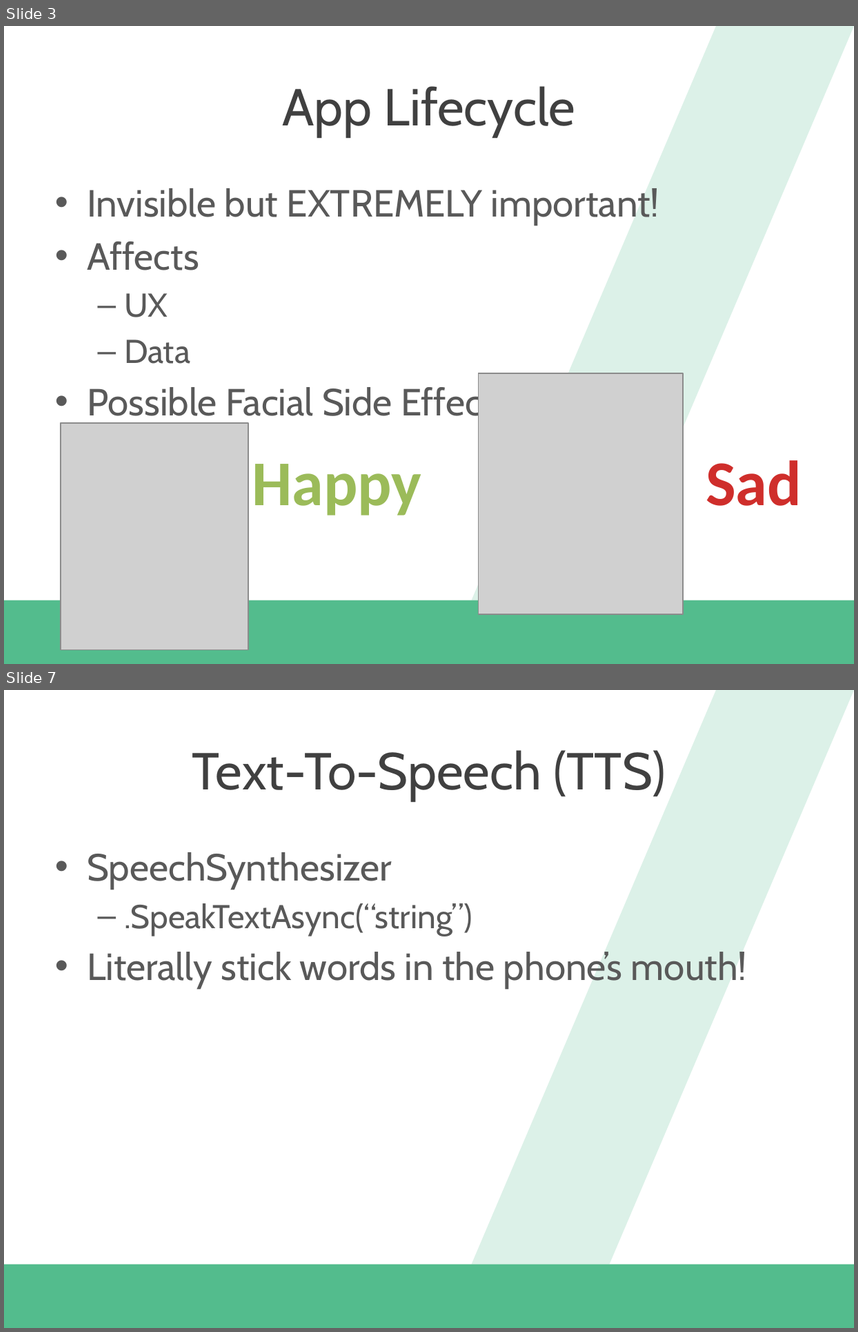
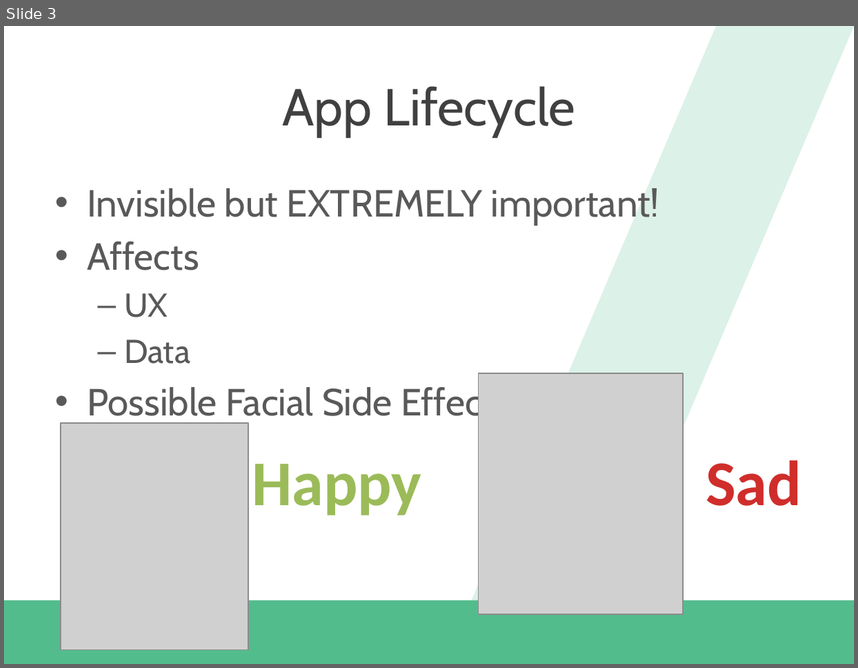
Before and after one commit to dannydwarren/CrawlWalkTalk, a slide deck: App And Page Lifecycle/Creating Great Windows Universal User Experiences.pptx. Shown one above the other, each under a label of ours: slides 3 and 7 before the commit, slide 3 after it; the slides between them are not shown. The pictures are 858x1332 and 858x668 pixels, drawn with LibreOffice and Linux fonts; fonts in the diff are those of the drawing; grey boxes stand for pictures; background and template pictures are left out. Boxes give left, top, right and bottom in pixels: in the first picture for what was removed or moved away, otherwise in the second. Text is boxed around its words. In the diff, an @@ line names an element or a change of style, - is before the commit and + after.

```diff
--- a/App And Page Lifecycle/Creating Great Windows Universal User Experiences.pptx
+++ b/App And Page Lifecycle/Creating Great Windows Universal User Experiences.pptx
@@ slide 7 removed at (4,690,854,1328), background #FFFFFF; not listed: 2 template elements that a slide beside it also shows @@
@@ title removed at (192,750,666,800) @@
-Text-To-Speech (TTS)
@@ text removed at (87,852,747,988) @@
-• SpeechSynthesizer
-  – .SpeakTextAsync(“string”)
-• Literally stick words in the phone’s mouth!
```
Also in this commit, not shown: 2 slides changed, 4 other slides removed.
